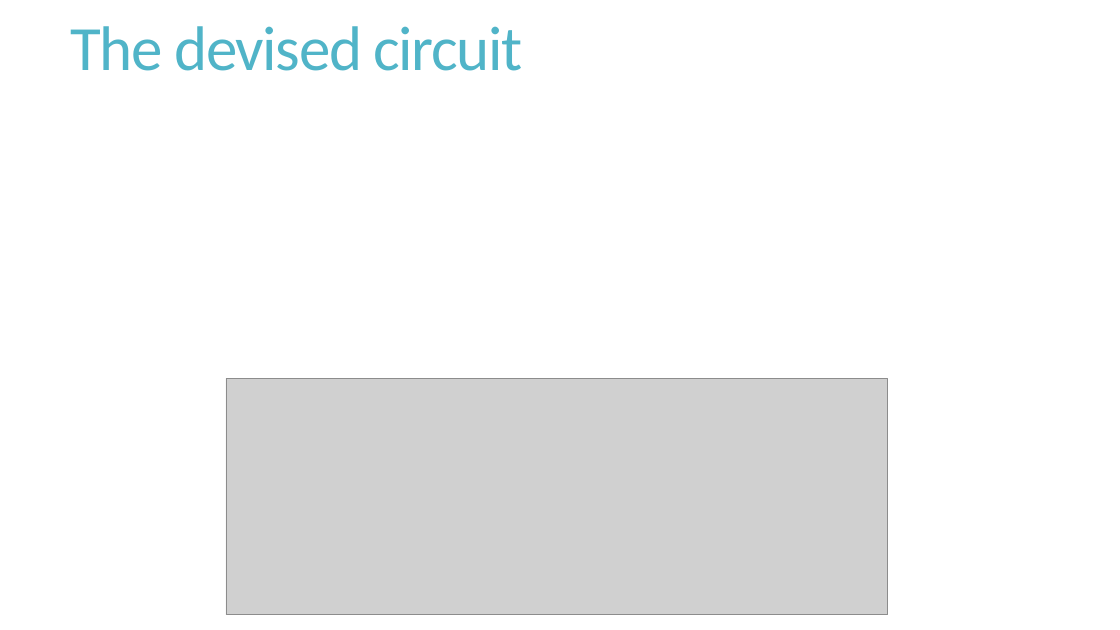
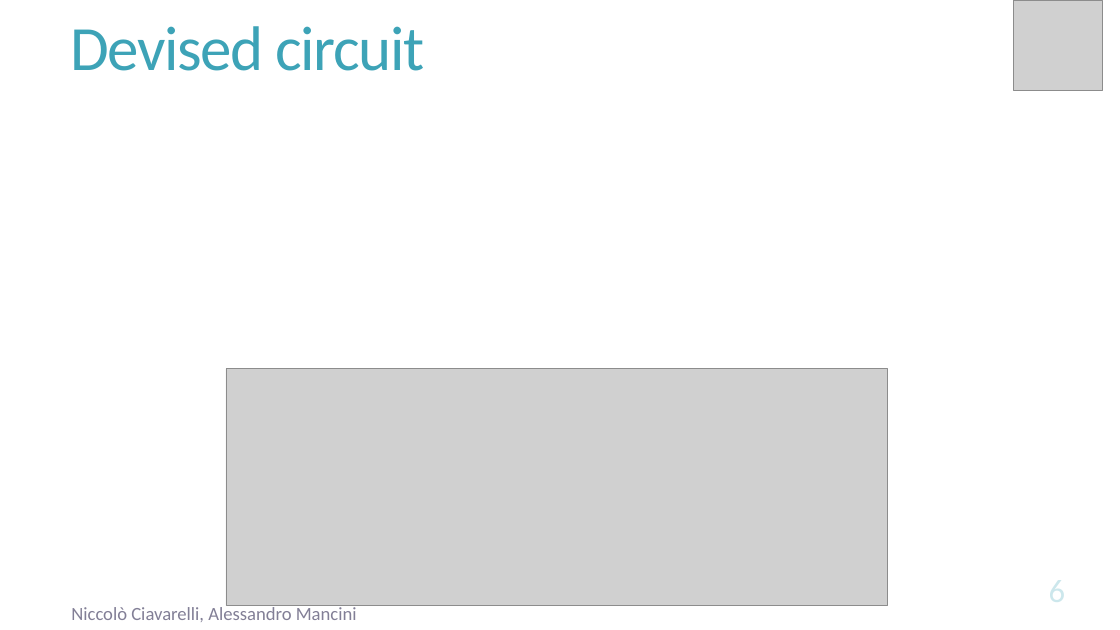
Before and after one commit to ciavanick/ArtificialPancreas, a slide deck: slide 6 of Presentation.pptx. Drawn at 1120x630 pixels with LibreOffice and Linux fonts; fonts in the diff are those of the drawing; grey boxes stand for pictures. Boxes give left, top, right and bottom in pixels: in the first picture for what was removed or moved away, otherwise in the second. Text is boxed around its words. In the diff, an @@ line names an element or a change of style, - is before the commit and + after.

```diff
--- a/Presentation.pptx
+++ b/Presentation.pptx
@@ title at (71,26,424,71): text changed; text colour #50B4C8 to #3DA3B7 @@
-The devised circuit
+Devised circuit
@@ picture added at (1013,1,1102,90) @@
@@ picture: place and size @@
-picture at (226,379,888,615)
+picture at (226,369,888,605)
@@ text added at (71,604,357,622), 16 pt, text #635F7C at 80% opacity @@
+Niccolò Ciavarelli, Alessandro Mancini
```
Also in this commit, not shown: 10 other slides changed, 5 slides added, 2 other files.
